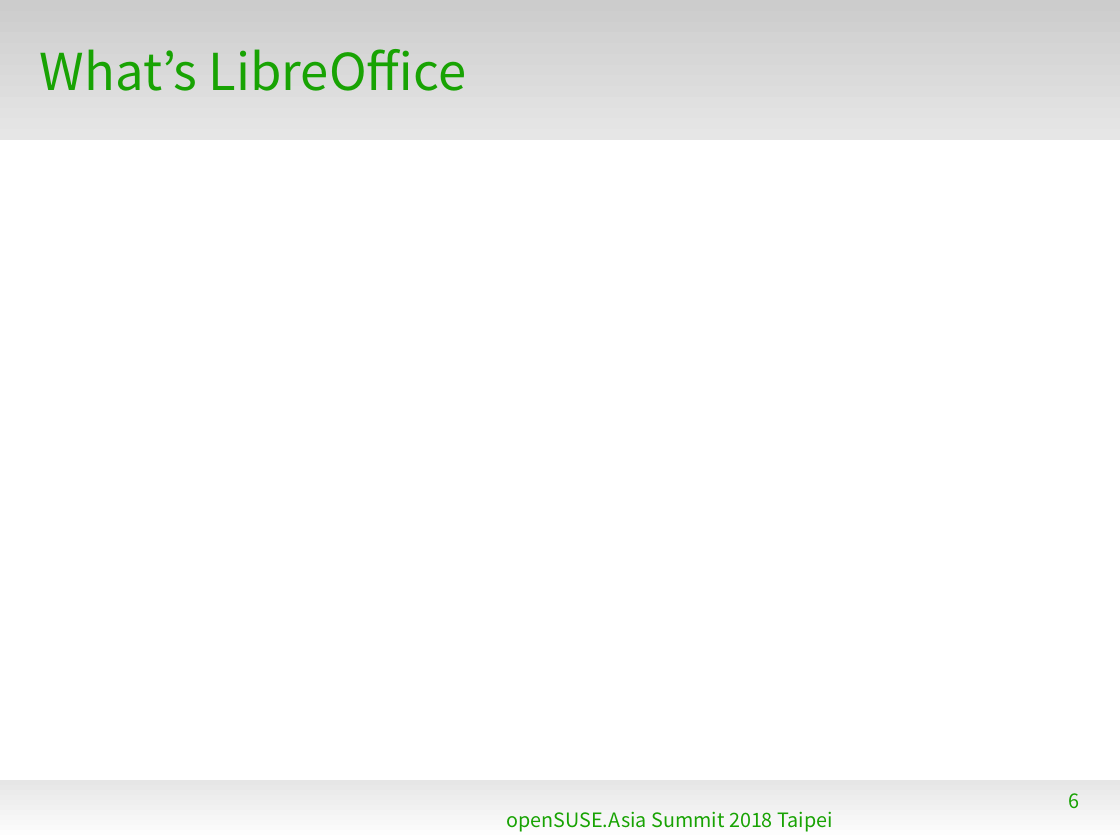
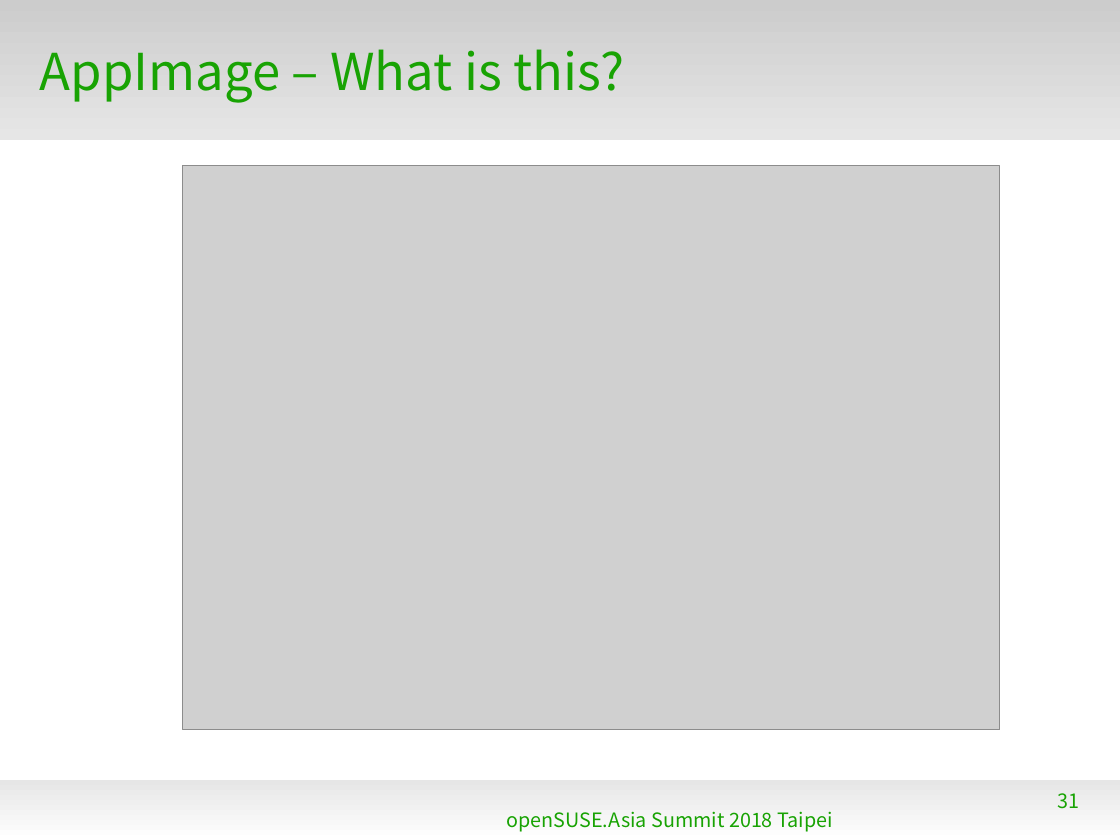
Before and after one commit to naruoga/KantoLibreOffice, a slide deck: slide 31 of 2018-08-openSUSEasia/LatestLibreOffice-openSUSEAsia2018.odp (slide 6 before the commit). Drawn at 1120x840 pixels with LibreOffice and Linux fonts; fonts in the diff are those of the drawing; grey boxes stand for pictures; background and template pictures are left out. Boxes give left, top, right and bottom in pixels: in the first picture for what was removed or moved away, otherwise in the second. Text is boxed around its words. In the diff, an @@ line names an element or a change of style, - is before the commit and + after.

```diff
--- a/2018-08-openSUSEasia/LatestLibreOffice-openSUSEAsia2018.odp
+++ b/2018-08-openSUSEasia/LatestLibreOffice-openSUSEAsia2018.odp
@@ title at [40, 49, 624, 103]: text changed @@
-What’s LibreOffice
+AppImage – What is this?
@@ picture added at [183, 166, 1000, 730] @@
@@ page number at [1058, 793, 1080, 809]: text changed @@
-6
+31
```
Also in this commit, not shown: 5 other slides changed, 31 slides added, 3 slides removed.
